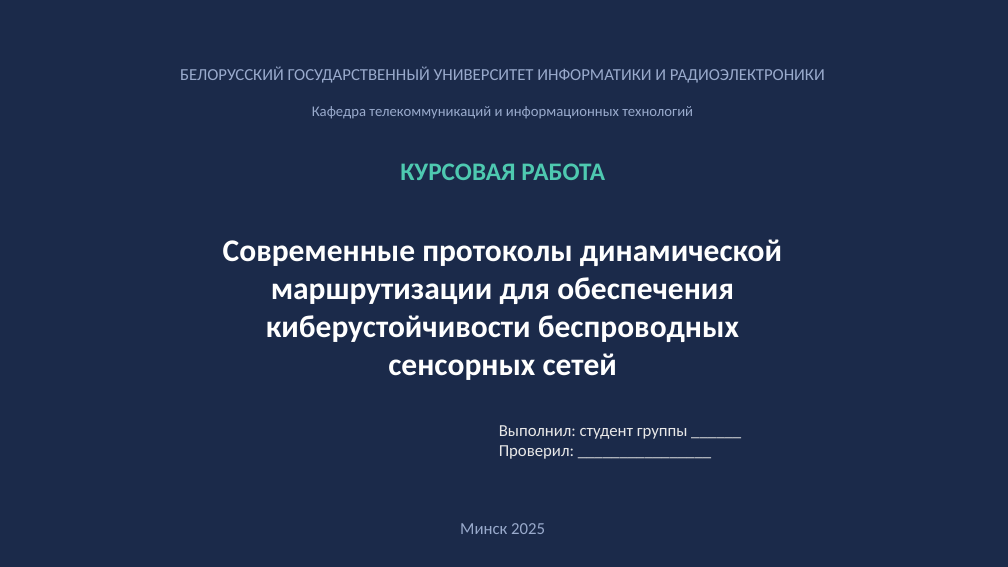
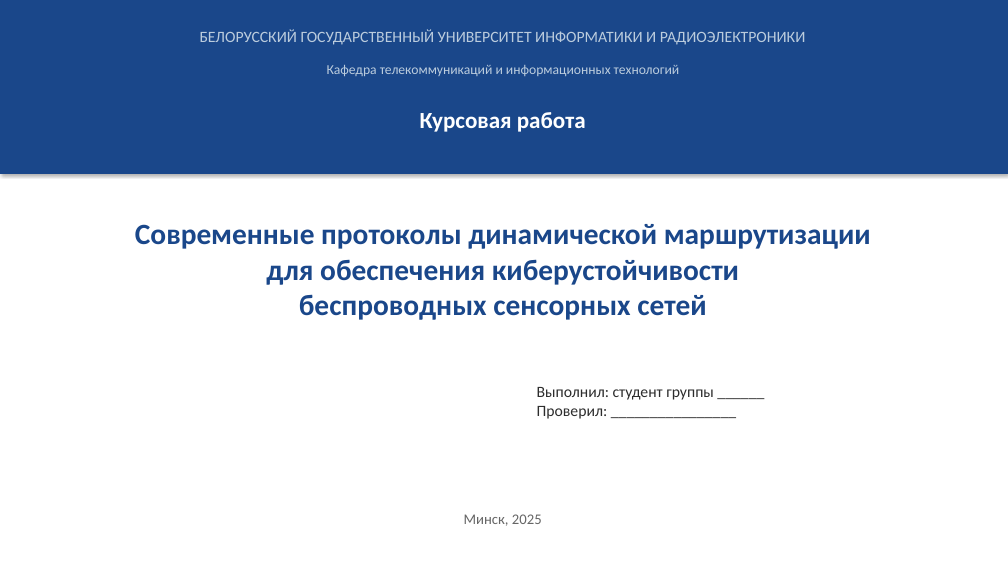
Before and after one commit to chloryyy/CourseWork, a slide deck: slide 1 of Презентация_защита_курсовой.pptx. Drawn at 1008x567 pixels with LibreOffice and Linux fonts; fonts in the diff are those of the drawing. Boxes give left, top, right and bottom in pixels: in the first picture for what was removed or moved away, otherwise in the second. Text is boxed around its words. In the diff, an @@ line names an element or a change of style, - is before the commit and + after.

```diff
--- a/Презентация_защита_курсовой.pptx
+++ b/Презентация_защита_курсовой.pptx
@@ background #1B2A4A to #FFFFFF @@
@@ rectangle added at (x1=0, y1=0, x2=1008, y2=174), fill #1A478A @@
@@ text "БЕЛОРУССКИЙ ГОСУДАРСТВЕННЫЙ УНИВЕРСИТЕТ ИНФОРМАТИКИ И ..." moved from (x1=180, y1=67, x2=825, y2=83) to (x1=200, y1=29, x2=806, y2=45) @@
@@ text "БЕЛОРУССКИЙ ГОСУДАРСТВЕННЫЙ УНИВЕРСИТЕТ ИНФОРМАТИКИ И ..." at (x1=200, y1=29, x2=806, y2=45): size 16 to 15 pt, text colour #99AACC to #BBCCDD @@
@@ text "Кафедра телекоммуникаций и информационных технологий" moved from (x1=312, y1=106, x2=693, y2=119) to (x1=327, y1=65, x2=680, y2=76) @@
@@ text "Кафедра телекоммуникаций и информационных технологий" at (x1=327, y1=65, x2=680, y2=76): size 14 to 13 pt, text colour #99AACC to #BBCCDD @@
@@ text at (x1=420, y1=112, x2=586, y2=132): text changed; size 24 to 22 pt; text colour #4EC9B0 to #FFFFFF @@
-КУРСОВАЯ РАБОТА
+Курсовая работа
@@ text "Современные протоколы динамической маршрутизации для ..." moved from (x1=223, y1=239, x2=782, y2=376) to (x1=135, y1=224, x2=871, y2=320) @@
@@ text "Современные протоколы динамической маршрутизации для ..." at (x1=135, y1=224, x2=871, y2=320): size 30 to 28 pt, text colour #FFFFFF to #1A478A @@
@@ text "Выполнил: студент группы ______ Проверил: ..." moved from (x1=499, y1=425, x2=688, y2=459) to (x1=537, y1=387, x2=714, y2=419) @@
@@ text "Выполнил: студент группы ______ Проверил: ..." at (x1=537, y1=387, x2=714, y2=419): size 16 to 15 pt, text colour #E8E8E8 to #2D2D2D @@
@@ text at (x1=464, y1=514, x2=542, y2=526): text changed; size 16 to 14 pt; text colour #99AACC to #666666 @@
-Минск 2025
+Минск, 2025
```
Also in this commit, not shown: 10 other slides changed, 1 other file.
